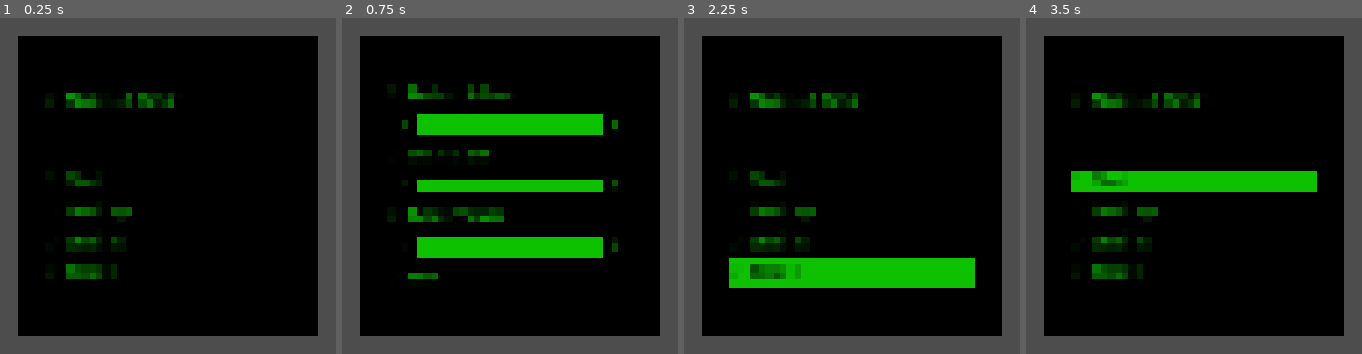
Above: before the commit, frames 1-4 (left to right).
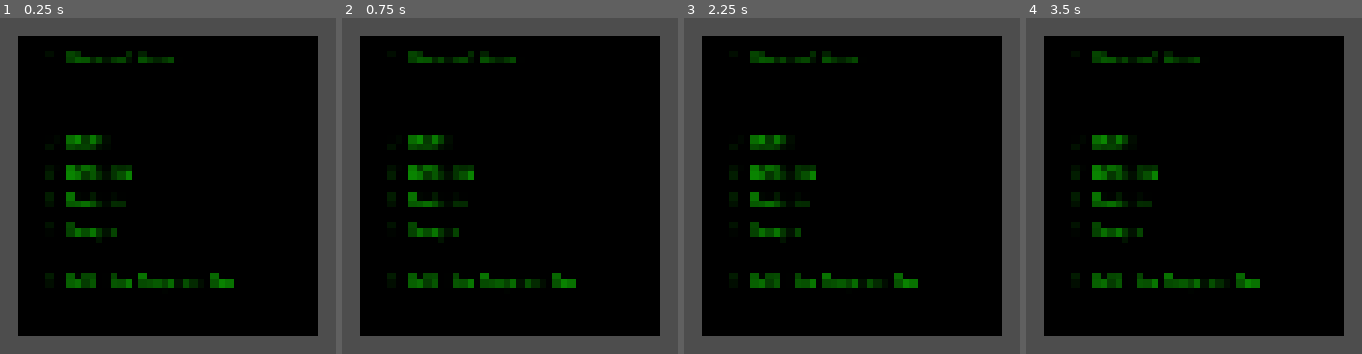
Above: after the commit, the same moments.

Repository: pudgypoultry/kill-the-computer-jam
Game: Godot game, scene res://Scenes/TitleScreen/TitleScreen.tscn
Two runs of this game, one before a commit and one after it. Both use one fixed random seed, a clock stepped at 60 frames per second and the inputs below. This scene is started directly instead of the project's main scene.
Inputs:
- Up to frame 1 (0.25 s): no input
- Up to frame 2 (0.75 s): click "> Settings" at 0.5 s
- Up to frame 3 (2.25 s): click "> Back" (after the commit: "> Credits") at 1.25 s; click "> Escape" at 2 s
- Up to frame 4 (3.5 s): click "> Start" at 2.75 s

The runs differ from the first frame. In frame 1, 6.4% of the frame differs, in the area x 13-70%, y 9-81%; in frame 2, 15%, in the area x 13-83%, y 9-81%; in frame 3, 11%; in frame 4, 10%.

Commit message:
Title screen works, some credits filled in

Diff:
--- a/Scenes/ReactorArea/ReactorManager.gd
+++ b/Scenes/ReactorArea/ReactorManager.gd
@@ -52,15 +52,9 @@
 		if slot.has_card():
 			current_cards_scratch.append(slot.current_card.card_name)
 	if len(current_cards_scratch) == 2:
-		print(current_cards_scratch)
-		print("U N L O C K I N G")
-		# check dictionary if valid combo, if not, reject both cards
-		# if so, perform action
 		var current_cell = grid_manager.position_dict[current_position]
 		if current_cell.has_password:
 			current_cards_scratch.sort()
-			print("Current Cards:	", current_cards_scratch)
-			print("Needed Password:	", current_cell.password)
 			if current_cards_scratch == current_cell.password:
 				current_cell.unlock()
 				var door : Door = door_check_ray.get_collider()
--- /dev/null
+++ b/Scenes/TitleScreen/LoadButton.gd
@@ -0,0 +1,9 @@
+extends Button
+
+@export var nextScene : String
+
+func _ready() -> void:
+	pressed.connect(_on_pressed)
+
+func _on_pressed() -> void:
+	get_tree().change_scene_to_file(nextScene)
--- /dev/null
+++ b/Scenes/TitleScreen/QuitButton.gd
@@ -0,0 +1,8 @@
+extends Button
+
+func _ready() -> void:
+	pressed.connect(_on_pressed)
+
+
+func _on_pressed():
+	get_tree().quit()
--- a/Scenes/TitleScreen/TitleScreen.tscn
+++ b/Scenes/TitleScreen/TitleScreen.tscn
@@ -2,7 +2,9 @@
 
 [ext_resource type="FontFile" uid="uid://bph2bivxha0mu" path="res://Assets/Fonts/VT323-Regular.ttf" id="1_f6ya5"]
 [ext_resource type="Script" uid="uid://dc27lavyfieaj" path="res://Scenes/TitleScreen/VolumeBar.gd" id="2_4lqrc"]
+[ext_resource type="Script" uid="uid://b4a3bhxm50njh" path="res://Scenes/TitleScreen/LoadButton.gd" id="2_bf2sq"]
 [ext_resource type="Script" uid="uid://bkvqvjd1r4au8" path="res://Scenes/TitleScreen/MenuButton.gd" id="3_at0r8"]
+[ext_resource type="Script" uid="uid://p6iehicpoiy0" path="res://Scenes/TitleScreen/QuitButton.gd" id="4_fkfbp"]
 
 [sub_resource type="StyleBoxFlat" id="StyleBoxFlat_rojf5"]
 bg_color = Color(0.6, 0.6, 0.6, 0)
@@ -47,7 +49,6 @@
 theme_override_fonts/normal_font = ExtResource("1_f6ya5")
 text = "> Place of Honor
 
-
 "
 
 [node name="Start" type="Button" parent="Menu" unique_id=681723078]
@@ -61,6 +62,8 @@
 theme_override_styles/hover = SubResource("StyleBoxFlat_pxqgl")
 text = "> Start"
 alignment = 0
+script = ExtResource("2_bf2sq")
+nextScene = "res://Sandboxes/Pudgypoultry/MainScene.tscn"
 
 [node name="Settings" type="Button" parent="Menu" unique_id=1887479095 node_paths=PackedStringArray("scene_to_show", "scene_to_hide")]
 custom_minimum_size = Vector2(190, 20)
@@ -103,6 +106,19 @@
 theme_override_styles/hover = SubResource("StyleBoxFlat_pxqgl")
 text = "> Escape"
 alignment = 0
+script = ExtResource("4_fkfbp")
+
+[node name="RichTextLabel2" type="RichTextLabel" parent="Menu" unique_id=16344265]
+custom_minimum_size = Vector2(190, 60)
+layout_mode = 2
+size_flags_horizontal = 4
+size_flags_vertical = 6
+theme_override_colors/default_color = Color(0.054711282, 0.75625, 0, 1)
+theme_override_fonts/normal_font = ExtResource("1_f6ya5")
+text = "
+> Kill the Computer Jam
+
+"
 
 [node name="Settings" type="VBoxContainer" parent="." unique_id=1186368129]
 visible = false
@@ -292,10 +308,18 @@
 size_flags_vertical = 6
 theme_override_colors/default_color = Color(0.054711282, 0.75625, 0, 1)
 theme_override_fonts/normal_font = ExtResource("1_f6ya5")
-text = "> Place of Honor
-
+text = "> Game made by:
+>    1HandWill
+>    BunchesOfBees
+>    Pudgypoultry
+
+> Sprite outline - TerryTwo
+> CRT shader - Harrison Allen
+> Skeleton - Cory Johns
 
 "
+fit_content = true
+scroll_active = false
 
 [node name="Back" type="Button" parent="Credits" unique_id=1900289650 node_paths=PackedStringArray("scene_to_show", "scene_to_hide")]
 custom_minimum_size = Vector2(190, 20)
@@ -311,3 +335,6 @@
 script = ExtResource("3_at0r8")
 scene_to_show = NodePath("../../Menu")
 scene_to_hide = NodePath("..")
+
+[node name="TextureRect" type="TextureRect" parent="." unique_id=677465315]
+layout_mode = 2
Not shown, added: Scenes/TitleScreen/LoadButton.gd.uid
Not shown, added: Scenes/TitleScreen/QuitButton.gd.uid
